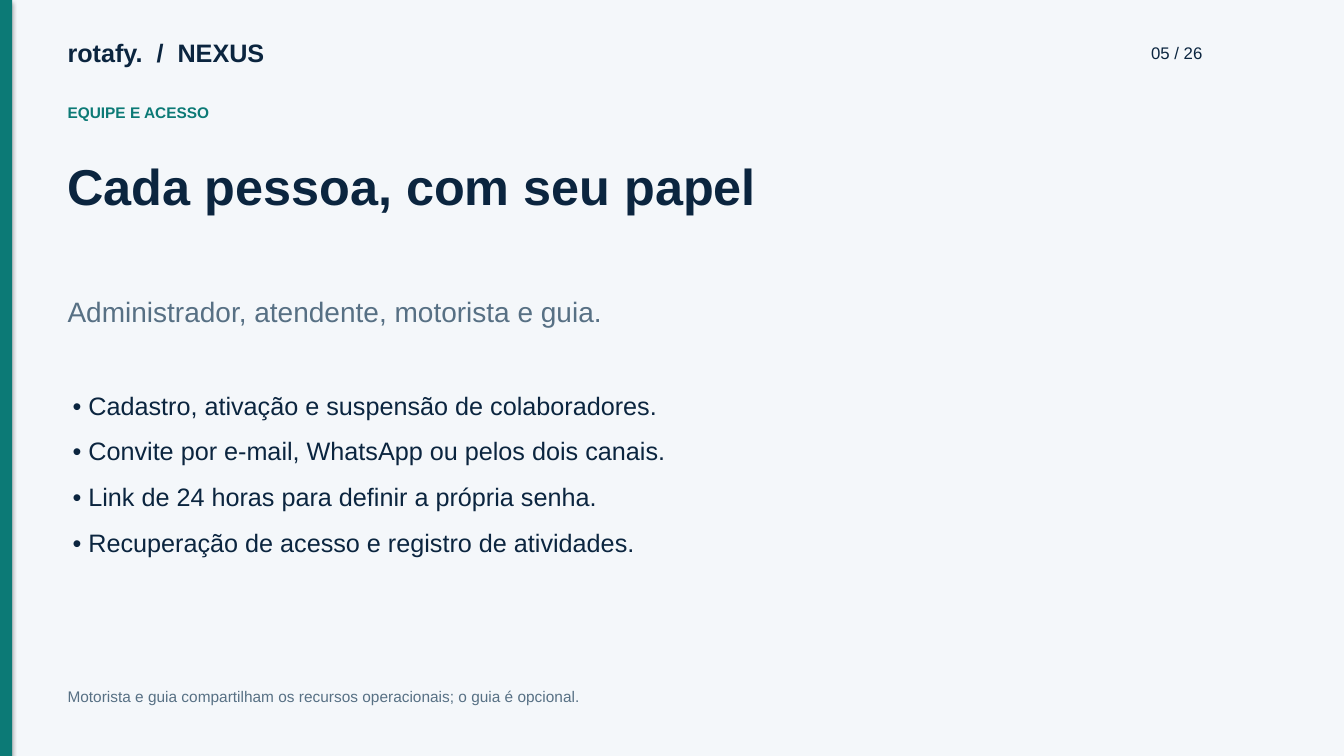
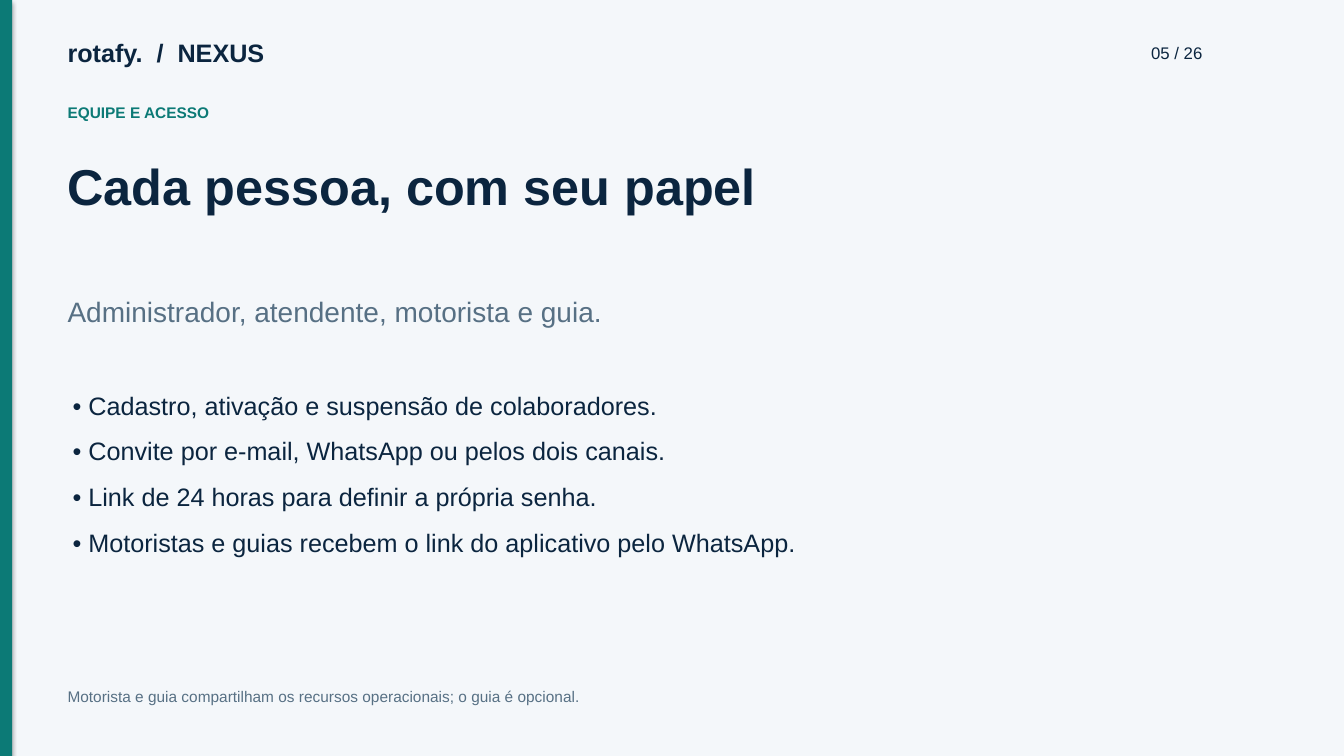
Before and after one commit to cfartes/rotafy, a slide deck: slide 5 of backend/private/documentacao/apresentacao.pptx. Drawn at 1344x756 pixels with LibreOffice and Linux fonts; fonts in the diff are those of the drawing. Boxes give left, top, right and bottom in pixels: in the first picture for what was removed or moved away, otherwise in the second. Text is boxed around its words. In the diff, an @@ line names an element or a change of style, - is before the commit and + after.

```diff
--- a/backend/private/documentacao/apresentacao.pptx
+++ b/backend/private/documentacao/apresentacao.pptx
@@ text at [88, 533, 795, 557]: text changed @@
-• Recuperação de acesso e registro de atividades.
+• Motoristas e guias recebem o link do aplicativo pelo WhatsApp.
```
Also in this commit, not shown: 3 other slides changed, 59 other files.
